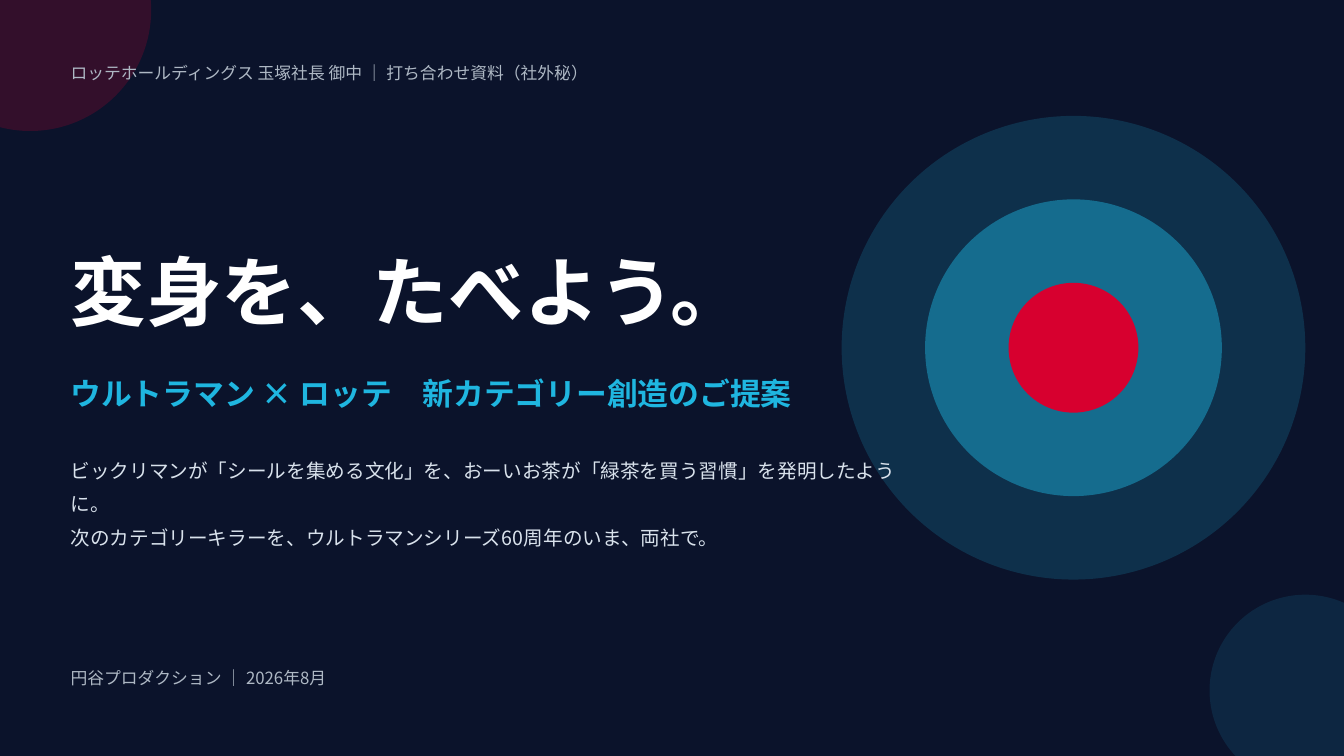
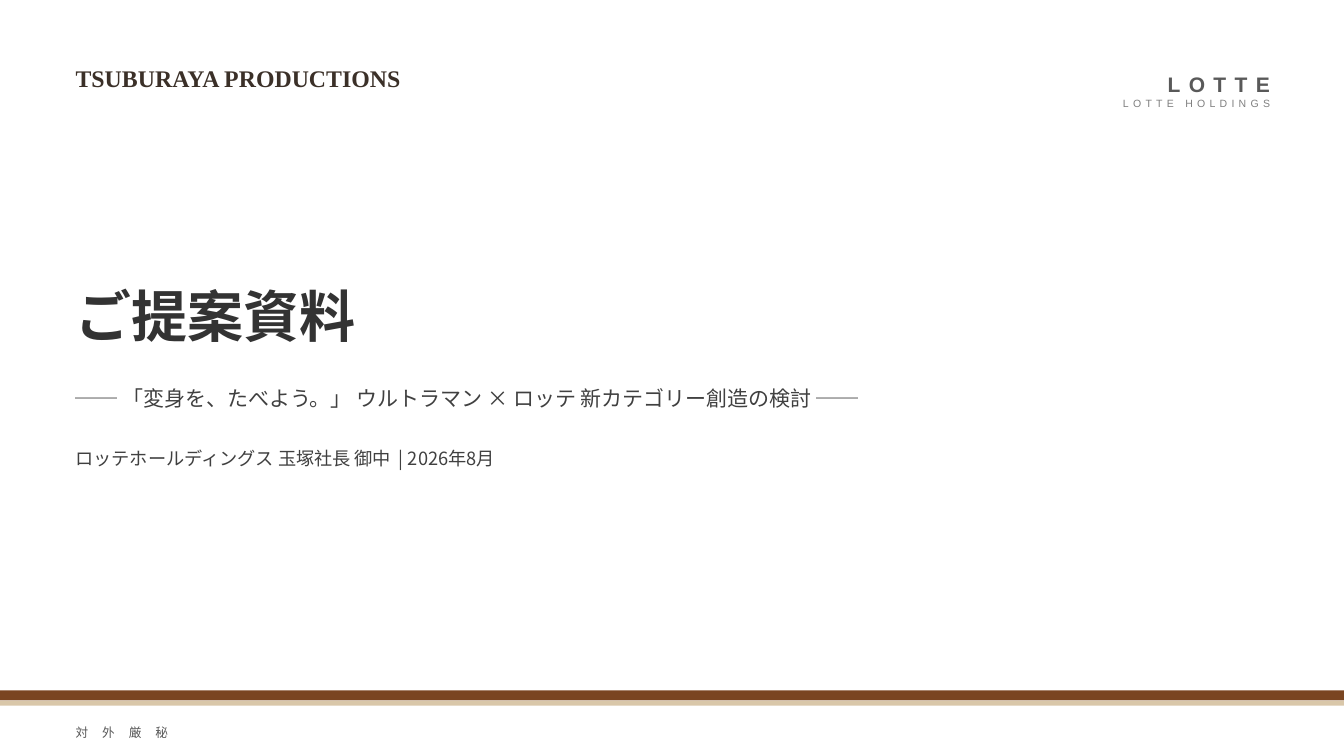
Before and after one commit to hayatoshintani-spe/kessho-lens, a slide deck: slide 1 of docs/proposals/lotte-ultraman-category-proposal.pptx. Drawn at 1344x756 pixels with LibreOffice and Linux fonts; fonts in the diff are those of the drawing. Boxes give left, top, right and bottom in pixels: in the first picture for what was removed or moved away, otherwise in the second. Text is boxed around its words. In the diff, an @@ line names an element or a change of style, - is before the commit and + after.

```diff
--- a/docs/proposals/lotte-ultraman-category-proposal.pptx
+++ b/docs/proposals/lotte-ultraman-category-proposal.pptx
@@ background #0B132B to #FFFFFF @@
@@ ellipse removed at [0,0,151,131] @@
@@ text added at [968,55,1270,126], 7.5 pt, text #808080 @@
+LOTTE
+LOTTE HOLDINGS
@@ text added at [76,71,400,88], 17 pt, text #3B3028, bold @@
+TSUBURAYA PRODUCTIONS
@@ ellipse removed at [842,116,1306,580] @@
@@ ellipse removed at [926,200,1222,496] @@
@@ text removed at [71,255,747,327] @@
-変身を、たべよう。
@@ text added at [76,288,356,342], 40 pt, text #333333, bold @@
+ご提案資料
@@ ellipse removed at [1009,283,1139,413] @@
@@ text at [122,388,812,408]: text changed; size 22 to 15 pt; text colour #1FB6E0 to #404040; bold off @@
-ウルトラマン × ロッテ 新カテゴリー創造のご提案
+── 「変身を、たべよう。」 ウルトラマン × ロッテ 新カテゴリー創造の検討 ──
@@ text at [76,449,495,467]: text changed; size 12 to 13 pt; text colour #AEB8C4 to #404040 @@
-ロッテホールディングス 玉塚社長 御中 ｜ 打ち合わせ資料（社外秘）
+ロッテホールディングス 玉塚社長 御中 | 2026年8月
@@ text removed at [71,461,896,547] @@
-ビックリマンが「シールを集める文化」を、おーいお茶が「緑茶を買う習慣」を発明したように。
-次のカテゴリーキラーを、ウルトラマンシリーズ60周年のいま、両社で。
@@ ellipse removed at [1210,595,1344,756] @@
@@ text removed at [71,670,326,686] @@
-円谷プロダクション ｜ 2026年8月
@@ rectangle added at [0,691,1344,701], fill #7A4521 @@
@@ rectangle added at [0,701,1344,706], fill #D9C7A9 @@
@@ text added at [76,726,168,738], 9 pt, text #595959 @@
+対 外 厳 秘
```
Also in this commit, not shown: 15 other slides changed, 1 slide added.
